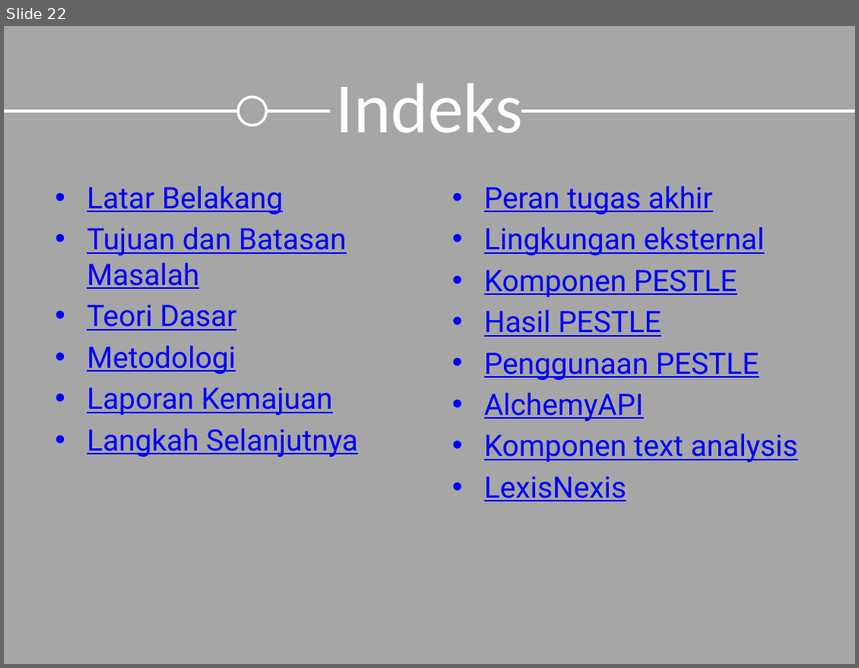
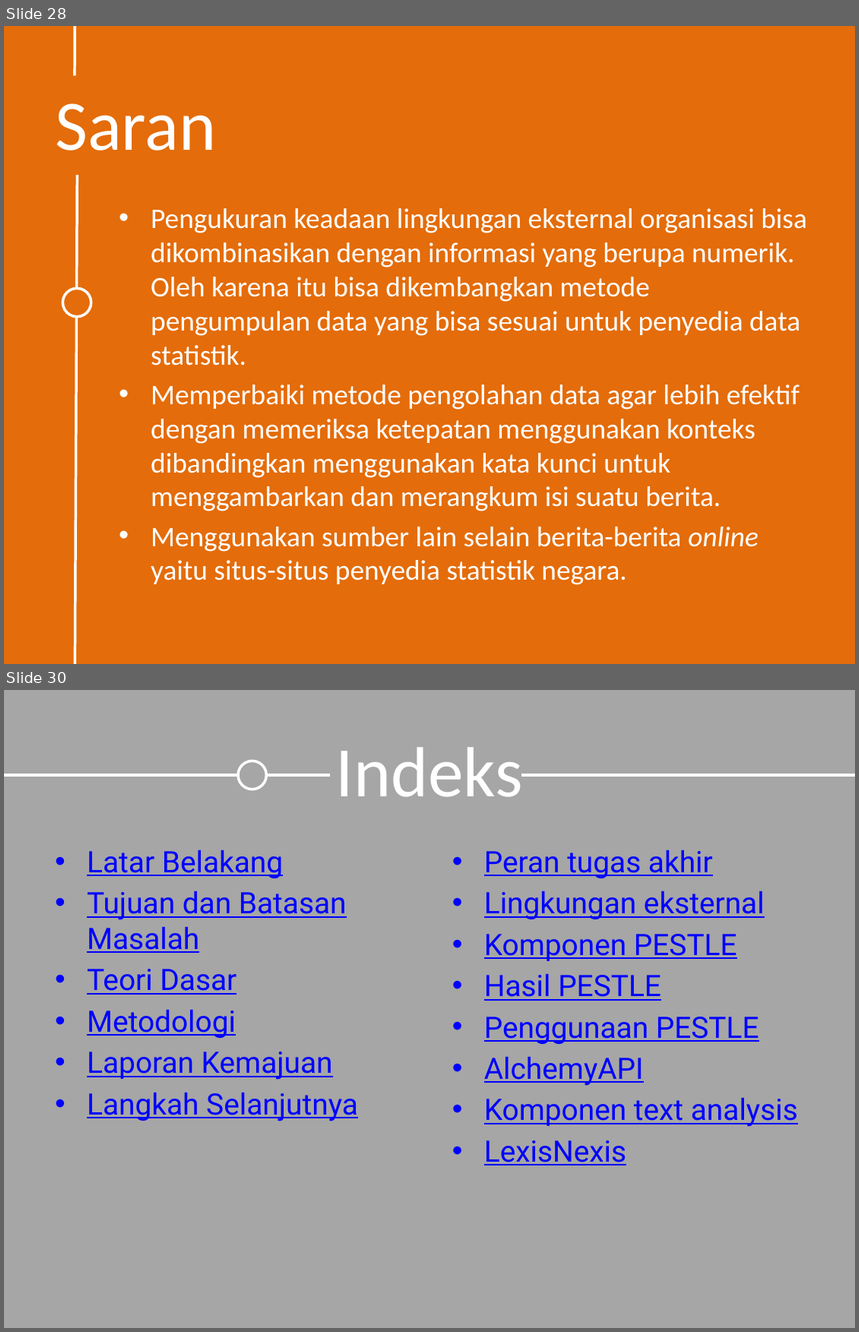
Before and after one commit to emfatoni/dashboard_pestle, a slide deck: dokumen/Slide Sidang.pptx. Shown one above the other, each under a label of ours: slide 22 before the commit, slides 28 and 30 after it; the slides between them are not shown. The pictures are 859x668 and 859x1332 pixels, drawn with LibreOffice and Linux fonts; fonts in the diff are those of the drawing. Boxes give left, top, right and bottom in pixels: in the first picture for what was removed or moved away, otherwise in the second. Text is boxed around its words. In the diff, an @@ line names an element or a change of style, - is before the commit and + after.

```diff
--- a/dokumen/Slide Sidang.pptx
+++ b/dokumen/Slide Sidang.pptx
@@ slide 28 added at <box>4,26,855,664</box>, background #E46C0A @@
@@ line added from (75, 75) to (77, 26), #FFFFFF 2.25 pt @@
@@ title added at <box>55,104,216,151</box>, 60 pt, text #FFFFFF @@
+Saran
@@ line added from (75, 664) to (77, 175), #FFFFFF 2.25 pt @@
@@ text added at <box>151,208,807,585</box>, 24 pt, text #FFFFFF @@
+• Pengukuran keadaan lingkungan eksternal organisasi bisa dikombinasikan dengan informasi yang berupa numerik. Oleh karena itu bisa dikembangkan metode pengumpulan data yang bisa sesuai untuk penyedia data statistik.
+• Memperbaiki metode pengolahan data agar lebih efektif dengan memeriksa ketepatan menggunakan konteks dibandingkan menggunakan kata kunci untuk menggambarkan dan merangkum isi suatu berita.
+• Menggunakan sumber lain selain berita-berita online yaitu situs-situs penyedia statistik negara.
@@ ellipse added at <box>63,288,91,316</box>, fill #E46C0A, outline #FFFFFF 2.25 pt @@
@@ what was slide 22 is now slide 30 @@
```
Also in this commit, not shown: 2 slides changed, 8 other slides added, 1 slide removed.
